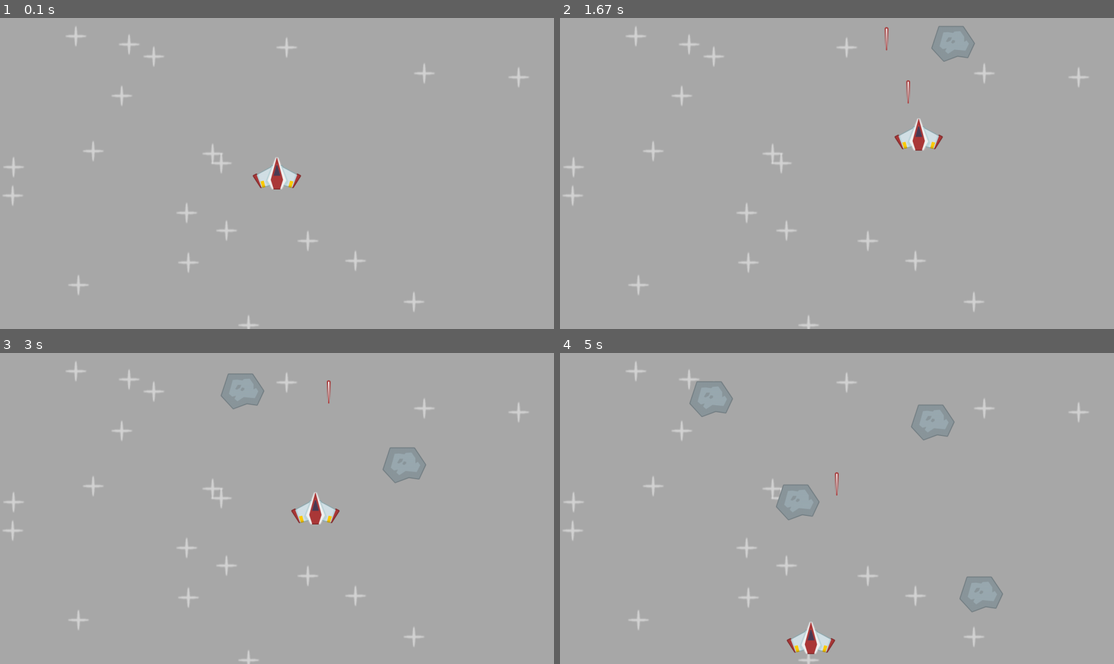
Above: before the commit, frames 1-4 (two rows, left to right).
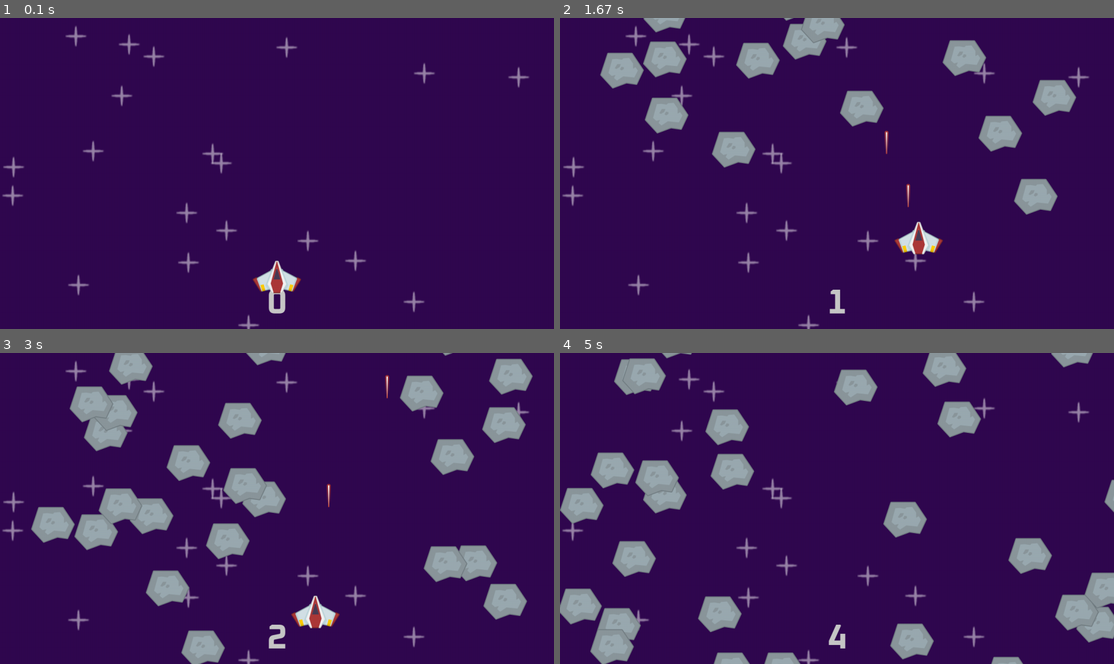
Above: after the commit, the same moments.

Repository: SZYMMIX/pygame-projects
Game: pygame game, started from Space Shooter/main.py
The game is run twice, just before and just after one commit, with the same random seed, the same clock (stepped at 60 frames per second) and the same inputs.
Inputs:
- Up to frame 1 (0.1 s): no input
- Up to frame 2 (1.67 s): tap Space at 0.33, 0.73, 1.03, 1.23, 1.57 s; hold Right 0.67-1.13 s; hold Up 1.17-1.47 s; hold Right from 1.5 s (still down)
- Up to frame 3 (3 s): tap Space at 1.87, 2.07, 2.37, 2.63, 2.97 s; release Right at 1.97 s; hold Left 2-2.53 s; hold Down 2.57-2.87 s; hold Left from 2.9 s (still down)
- Up to frame 4 (5 s): tap Space at 3.27, 3.8, 4.1, 4.47, 4.87 s; release Left at 3.3 s; hold Down 3.73-4.37 s; hold Down 4.4-4.77 s; hold Left from 4.8 s (still down)

The runs differ from the first frame. In frame 1, 100% of the frame differs, in the area x 0-100%, y 0-100%; in frame 2, 97%; in frame 3, 95%; in frame 4, 95%.

Commit message:
Refactor player initialization and laser shooting logic; adjust meteor drop speed and direction; implement collision handling and score display

Diff:
--- a/Space Shooter/main.py
+++ b/Space Shooter/main.py
@@ -6,7 +6,7 @@
     def __init__(self, groups):
         super().__init__(groups)
         self.image = pygame.image.load(join('Space Shooter', 'Assets', 'images', 'player.png')).convert_alpha()
-        self.rect = self.image.get_frect(center = (WINDOW_WIDTH / 2, WINDOW_HEIGHT / 2))
+        self.rect = self.image.get_frect(center = (WINDOW_WIDTH / 2, WINDOW_HEIGHT / 1.2))
         self.speed = 300
         self.direction = pygame.math.Vector2()
 
@@ -30,7 +30,7 @@
 
         recent_keys = pygame.key.get_just_pressed()
         if recent_keys[pygame.K_SPACE] and self.canShoot:
-            Laser(all_sprites, laser_surf, self.rect.midtop)
+            Laser((all_sprites, laser_sprites), laser_surf, self.rect.midtop)
             self.canShoot = False
             self.laser_shoot_time = pygame.time.get_ticks()
 
@@ -59,13 +59,36 @@
         super().__init__(groups)
         self.image = surf
         self.rect = self.image.get_frect(center = (randint(80, WINDOW_WIDTH-80), -40))
-        self.drop_speed = randint(100, 150)
-        self.direction = pygame.Vector2(uniform(-0.15, 0.15), 1)
+        # self.drop_speed = randint(100, 150)
+        self.drop_speed = randint(200, 300)
+        # self.direction = pygame.Vector2(uniform(-0.15, 0.15), 1)
+        self.direction = pygame.Vector2(uniform(-0.5, 0.5), 1)
 
     def update(self, dt):
         self.rect.center += self.direction * self.drop_speed * dt
         if self.rect.top > WINDOW_HEIGHT:
             self.kill()
+
+def display_score():
+    current_time = pygame.time.get_ticks()//1000
+    text_time_surf = font.render(str(current_time), True, (200, 200, 200, 1))
+    text_rect = text_time_surf.get_frect(midbottom = (WINDOW_WIDTH // 2, WINDOW_HEIGHT ))
+    display_surface.blit(text_time_surf, text_rect)
+
+def collision():
+    global running
+    # possible future update:
+    # global counter
+    # global text_destroyed_surf
+    collision_sprites = pygame.sprite.spritecollide(player, meteor_sprites, dokill=True)
+    collision_lasers = pygame.sprite.groupcollide(laser_sprites, meteor_sprites, dokilla=True, dokillb=True)
+
+    if collision_sprites:
+        running = False
+
+    # if collision_lasers:
+    #     counter += 1
+        # text_destroyed_surf = font.render(f"{counter}", True, (200, 200, 200, 1))
 
 pygame.init()
 WINDOW_WIDTH, WINDOW_HEIGHT = 1280, 720
@@ -73,22 +96,23 @@
 running = True
 clock = pygame.time.Clock()
 pygame.display.set_caption('Space Shooter')
-
-
+font = pygame.font.Font(join('Space Shooter', 'Assets', 'images', 'Oxanium-Bold.ttf'), 80)
+counter = 0
 star_surf = pygame.image.load(join('Space Shooter', 'Assets', 'images', 'star.png')).convert_alpha()
 meteor_surf = pygame.image.load(join('Space Shooter', 'Assets', 'images', 'meteor.png')).convert_alpha()
 laser_surf = pygame.image.load(join('Space Shooter', 'Assets', 'images', 'laser.png')).convert_alpha()
 
-
 all_sprites = pygame.sprite.Group()
 meteor_sprites = pygame.sprite.Group()
+laser_sprites = pygame.sprite.Group()
 for _ in range(20):
     Star(all_sprites, star_surf)
 player = Player(all_sprites)
 
 
 meteor_event = pygame.event.custom_type()
-pygame.time.set_timer(meteor_event, 1000)
+# pygame.time.set_timer(meteor_event,   1000)
+pygame.time.set_timer(meteor_event, 110)
 
 
 while running:
@@ -101,8 +125,10 @@
             Meteor((all_sprites, meteor_sprites), meteor_surf)
 
     all_sprites.update(dt)
-    pygame.sprite.spritecollide(player, meteor_sprites, dokill=True)
-    display_surface.fill("darkgray")
+    collision()
+
+    display_surface.fill((49, 8, 80, 1))
+    display_score()
     all_sprites.draw(display_surface)
     pygame.display.update()
 
